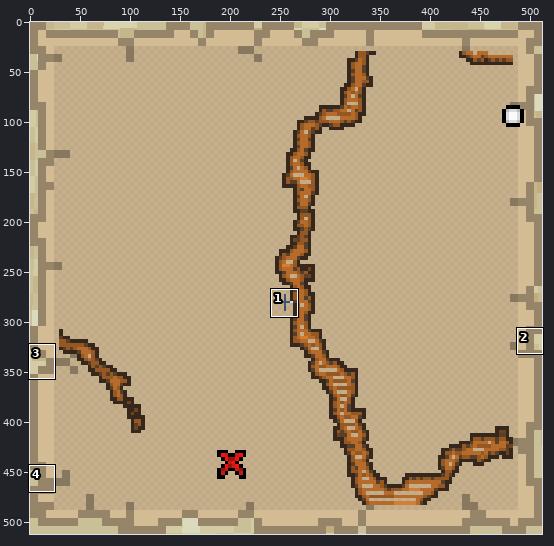
Two versions of one sprite sheet, assets/img/survival/map.png. Above: a wide view before the commit, with the close-up outlined.
Close-up. Earlier state:
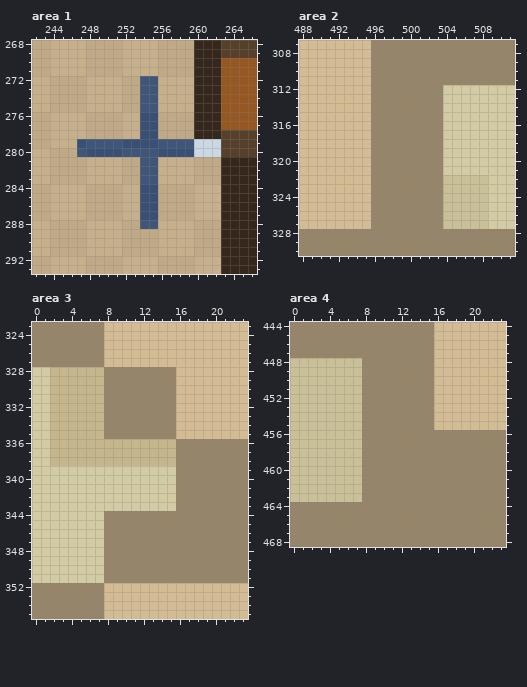
The file is 512x512 pixels. Colours within 5 levels of each other are drawn and written as one. Shown: area 1: x 242..266, y 268..293; area 2: x 488..511, y 307..330; area 3: x 0..23, y 323..355; area 4: x 0..23, y 444..468. The commit also changed other parts of the picture, which this record leaves out.
And afterwards:
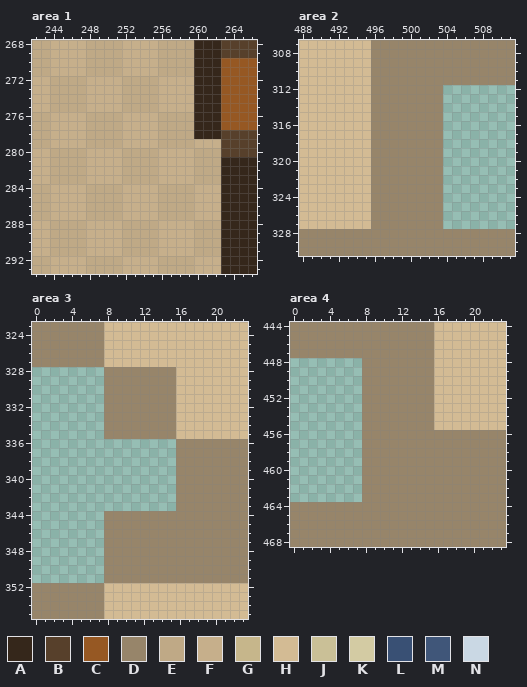
Palette (. is transparent): A #35271b  B #57402b  C #965823  D #97856a  E #bfa986  F #c6af8b  G #c6b68b  H #d3bb94  J #cac097  K #d3cba3  L #395074  M #405679  N #cad8e4
The edit:
--- area 1
@@ x 242..266 @@
 271 EEFFFFEEEEFFFFEEEEAAACCCC
-272 FFEEEEFFFFEEMMFFFFAAACCCC
-273 FFEEEEFFFFEEMMFFFFAAACCCC
-274 FFEEEEFFFFEEMMFFFFAAACCCC
-275 FFEEEEFFFFEEMMFFFFAAACCCC
-276 EEFFFFEEEEFFLLEEEEAAACCCC
-277 EEFFFFEEEEFFLLEEEEAAACCCC
-278 EEFFFFEEEEFFLLEEEEAAABBBB
-279 EEFFFLMMMMLLLLMMMMNNNBBBB
-280 FFEEEMLLLLMMMMLLLLNNNBBBB
-281 FFEEEEFFFFEEMMFFFFEEEAAAA
-282 FFEEEEFFFFEEMMFFFFEEEAAAA
-283 FFEEEEFFFFEEMMFFFFEEEAAAA
-284 EEFFFFEEEEFFLLEEEEFFFAAAA
-285 EEFFFFEEEEFFLLEEEEFFFAAAA
-286 EEFFFFEEEEFFLLEEEEFFFAAAA
-287 EEFFFFEEEEFFLLEEEEFFFAAAA
-288 FFEEEEFFFFEEMMFFFFEEEAAAA
+272 FFEEEEFFFFEEEEFFFFAAACCCC
+273 FFEEEEFFFFEEEEFFFFAAACCCC
+274 FFEEEEFFFFEEEEFFFFAAACCCC
+275 FFEEEEFFFFEEEEFFFFAAACCCC
+276 EEFFFFEEEEFFFFEEEEAAACCCC
+277 EEFFFFEEEEFFFFEEEEAAACCCC
+278 EEFFFFEEEEFFFFEEEEAAABBBB
+279 EEFFFFEEEEFFFFEEEEFFFBBBB
+280 FFEEEEFFFFEEEEFFFFEEEBBBB
+281 FFEEEEFFFFEEEEFFFFEEEAAAA
+282 FFEEEEFFFFEEEEFFFFEEEAAAA
+283 FFEEEEFFFFEEEEFFFFEEEAAAA
+284 EEFFFFEEEEFFFFEEEEFFFAAAA
+285 EEFFFFEEEEFFFFEEEEFFFAAAA
+286 EEFFFFEEEEFFFFEEEEFFFAAAA
+287 EEFFFFEEEEFFFFEEEEFFFAAAA
+288 FFEEEEFFFFEEEEFFFFEEEAAAA
 289 FFEEEEFFFFEEEEFFFFEEEAAAA
--- area 2
@@ x 502..511 @@
 311 DDDDDDDDDD
-312 DDKKKKKKKK
-313 DDKKKKKKKK
-314 DDKKKKKKKK
-315 DDKKKKKKKK
-316 DDKKKKKKKK
-317 DDKKKKKKKK
-318 DDKKKKKKKK
-319 DDKKKKKKKK
-320 DDKKKKKKKK
-321 DDKKKKKKKK
-322 DDJJJJJKKK
-323 DDJJJJJKKK
-324 DDJJJJJKKK
-325 DDJJJJJKKK
-326 DDJJJJJKKK
-327 DDJJJJJKKK
+312 DD........
+313 DD........
+314 DD........
+315 DD........
+316 DD........
+317 DD........
+318 DD........
+319 DD........
+320 DD........
+321 DD........
+322 DD........
+323 DD........
+324 DD........
+325 DD........
+326 DD........
+327 DD........
 328 DDDDDDDDDD
--- area 3
@@ x 0..23 @@
 327 DDDDDDDDHHHHHHHHHHHHHHHH
-328 KKGGGGGGDDDDDDDDHHHHHHHH
-329 KKGGGGGGDDDDDDDDHHHHHHHH
-330 KKGGGGGGDDDDDDDDHHHHHHHH
-331 KKGGGGGGDDDDDDDDHHHHHHHH
-332 KKGGGGGGDDDDDDDDHHHHHHHH
-333 KKGGGGGGDDDDDDDDHHHHHHHH
-334 KKGGGGGGDDDDDDDDHHHHHHHH
-335 KKGGGGGGDDDDDDDDHHHHHHHH
-336 KKGGGGGGGGGGGGGGDDDDDDDD
-337 KKGGGGGGGGGGGGGGDDDDDDDD
-338 KKGGGGGGGGGGGGGGDDDDDDDD
-339 KKKKKKKKKKKKKKKKDDDDDDDD
-340 KKKKKKKKKKKKKKKKDDDDDDDD
-341 KKKKKKKKKKKKKKKKDDDDDDDD
-342 KKKKKKKKKKKKKKKKDDDDDDDD
-343 KKKKKKKKKKKKKKKKDDDDDDDD
-344 KKKKKKKKDDDDDDDDDDDDDDDD
-345 KKKKKKKKDDDDDDDDDDDDDDDD
-346 KKKKKKKKDDDDDDDDDDDDDDDD
-347 KKKKKKKKDDDDDDDDDDDDDDDD
-348 KKKKKKKKDDDDDDDDDDDDDDDD
-349 KKKKKKKKDDDDDDDDDDDDDDDD
-350 KKKKKKKKDDDDDDDDDDDDDDDD
-351 KKKKKKKKDDDDDDDDDDDDDDDD
+328 ........DDDDDDDDHHHHHHHH
+329 ........DDDDDDDDHHHHHHHH
+330 ........DDDDDDDDHHHHHHHH
+331 ........DDDDDDDDHHHHHHHH
+332 ........DDDDDDDDHHHHHHHH
+333 ........DDDDDDDDHHHHHHHH
+334 ........DDDDDDDDHHHHHHHH
+335 ........DDDDDDDDHHHHHHHH
+336 ................DDDDDDDD
+337 ................DDDDDDDD
+338 ................DDDDDDDD
+339 ................DDDDDDDD
+340 ................DDDDDDDD
+341 ................DDDDDDDD
+342 ................DDDDDDDD
+343 ................DDDDDDDD
+344 ........DDDDDDDDDDDDDDDD
+345 ........DDDDDDDDDDDDDDDD
+346 ........DDDDDDDDDDDDDDDD
+347 ........DDDDDDDDDDDDDDDD
+348 ........DDDDDDDDDDDDDDDD
+349 ........DDDDDDDDDDDDDDDD
+350 ........DDDDDDDDDDDDDDDD
+351 ........DDDDDDDDDDDDDDDD
 352 DDDDDDDDHHHHHHHHHHHHHHHH
--- area 4
@@ x 0..9 @@
 447 DDDDDDDDDD
-448 JJJJJJJJDD
-449 JJJJJJJJDD
-450 JJJJJJJJDD
-451 JJJJJJJJDD
-452 JJJJJJJJDD
-453 JJJJJJJJDD
-454 JJJJJJJJDD
-455 JJJJJJJJDD
-456 JJJJJJJJDD
-457 JJJJJJJJDD
-458 JJJJJJJJDD
-459 JJJJJJJJDD
-460 JJJJJJJJDD
-461 JJJJJJJJDD
-462 JJJJJJJJDD
-463 JJJJJJJJDD
+448 ........DD
+449 ........DD
+450 ........DD
+451 ........DD
+452 ........DD
+453 ........DD
+454 ........DD
+455 ........DD
+456 ........DD
+457 ........DD
+458 ........DD
+459 ........DD
+460 ........DD
+461 ........DD
+462 ........DD
+463 ........DD
 464 DDDDDDDDDD
Changed places in both close-ups, as pixel boxes (x1, y1, x2, y2):
changed: (77, 76, 221, 229)
erased: (443, 85, 515, 229)
erased: (32, 367, 176, 583)
erased: (290, 358, 362, 502)
